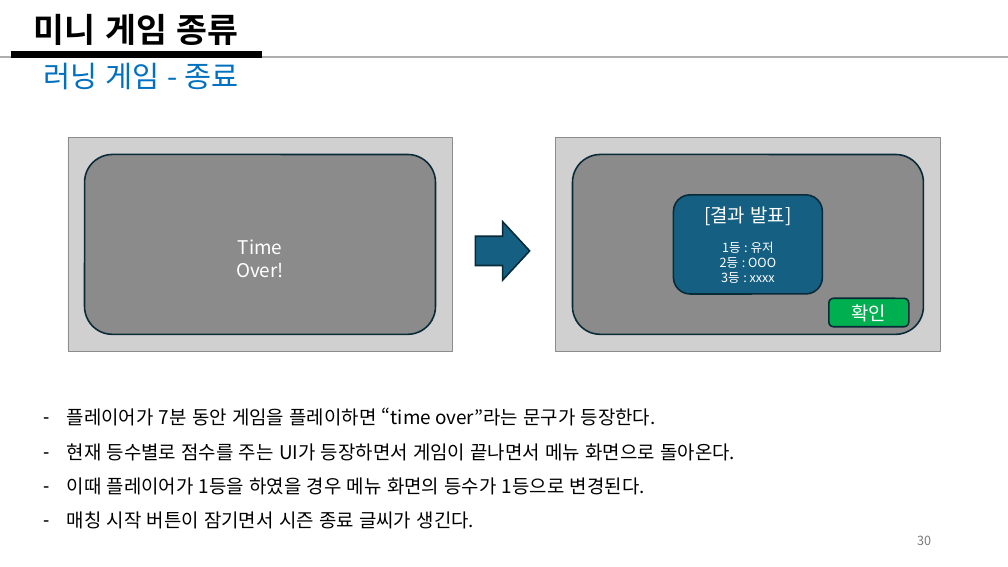
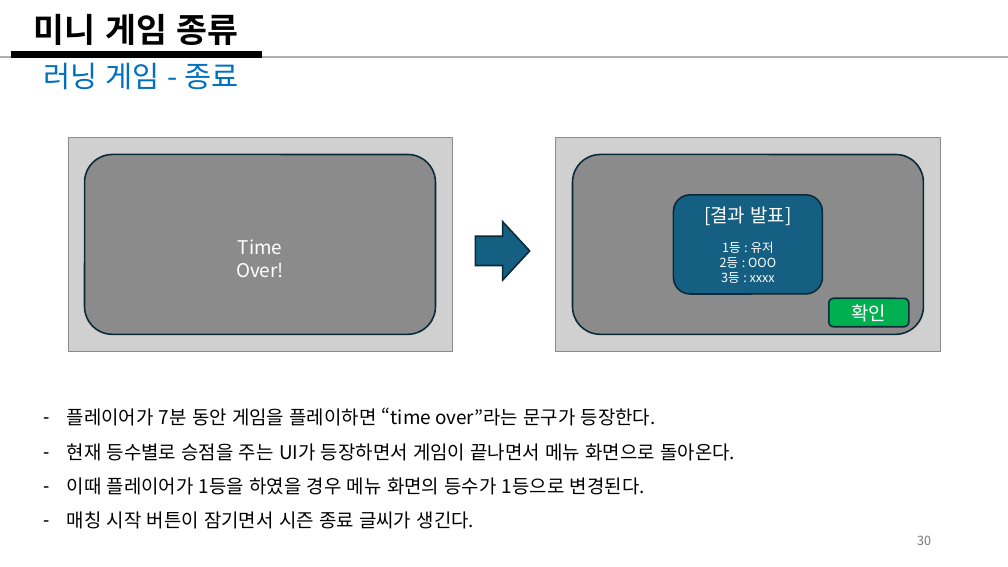
Before and after one commit to weariness00/Mandle_10Minute_Game, a slide deck: slide 30 of document/Please Leave me alone!.pptx. Drawn at 1008x567 pixels with LibreOffice and Linux fonts; fonts in the diff are those of the drawing; grey boxes stand for pictures. Boxes give left, top, right and bottom in pixels: in the first picture for what was removed or moved away, otherwise in the second. Text is boxed around its words. In the diff, an @@ line names an element or a change of style, - is before the commit and + after.

Commit message:
승점시스템 추가

```diff
--- a/document/Please Leave me alone!.pptx
+++ b/document/Please Leave me alone!.pptx
@@ text at (67, 443, 735, 461): text changed @@
-– 현재 등수별로 점수를 주는 UI가 등장하면서 게임이 끝나면서 메뉴 화면으로 돌아온다.
+– 현재 등수별로 승점을 주는 UI가 등장하면서 게임이 끝나면서 메뉴 화면으로 돌아온다.
```
Also in this commit, not shown: 1 other slide changed, 3 other files.
